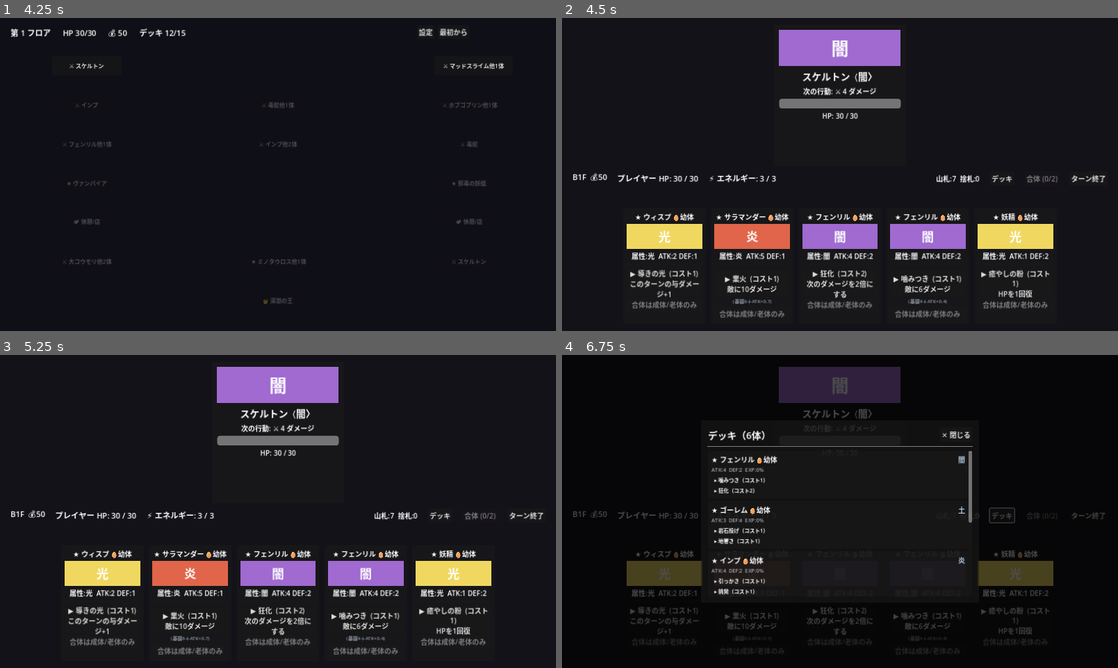
Above: before the commit, frames 1-4 (two rows, left to right).
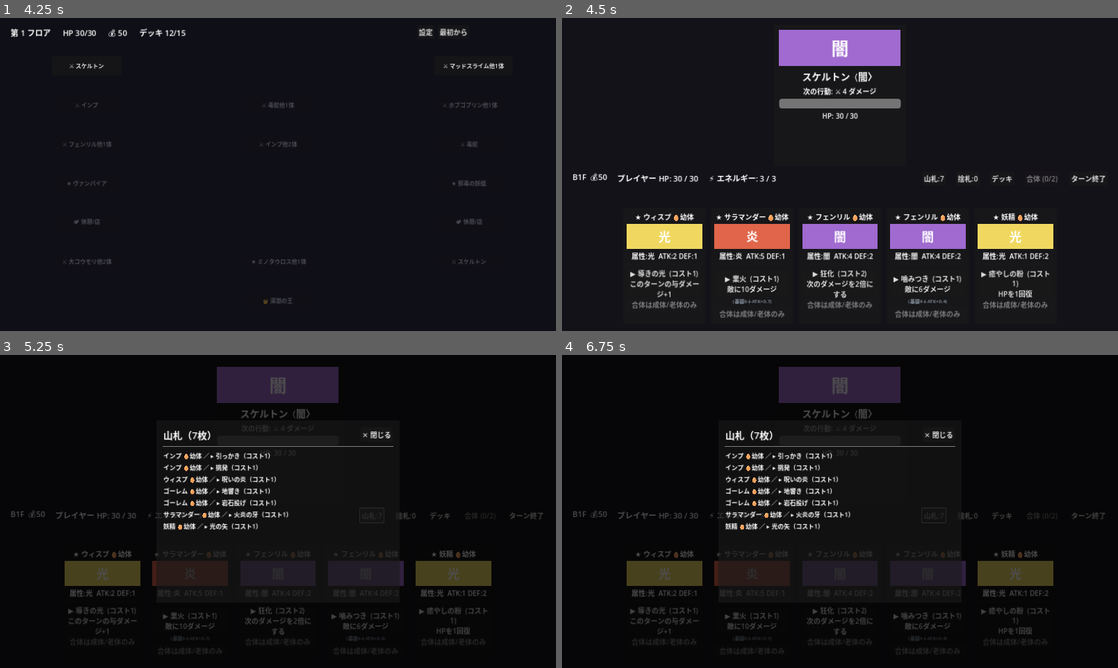
Above: after the commit, the same moments.

Repository: bakery48/mortal-pact
Game: Godot game, scene res://scenes/ui/title.tscn
Two runs of this game, one before a commit and one after it. Both use one fixed random seed, a clock stepped at 60 frames per second and the inputs below.
Inputs (mouse positions are in pixels of both pictures, inside the frame that each line leads up to):
- Up to frame 1 (4.25 s): click "はじめから" at 0.5 s; click "設定" at 1.25 s; click "フルスクリーン" at 2 s; click "戻る" at 2.75 s; click "最初から" at 3.5 s
- Up to frame 2 (4.5 s): click "⚔ スケルトン" at 4.25 s
- Up to frame 3 (5.25 s): click (372, 514) at 5 s, where only the run after the commit has a clickable "山札:7"
- Up to frame 4 (6.75 s): click (967, 514) at 5.75 s, where only the run after the commit has a clickable "捨札:0"; click "デッキ" at 6.5 s

Frame 1 is identical in both runs. In frame 2, 0.2% of the frame differs, in the area x 65-76%, y 50-53%; in frame 3, 16%, in the area x 2-98%, y 3-96%; in frame 4, 3.2%.

Commit message:
Make 山札/捨札 counters clickable to view their card contents
Replace the static pile label with two buttons (山札:N / 捨札:N).
Clicking opens a scrollable modal listing every SkillCard in that
pile (monster name, stage, skill, current cost). Draw pile is shown
sorted by name to avoid revealing draw order.

https://claude.ai/code/session_01SGpNd8xjjtE9S1hYpNHnwi

Diff:
--- a/scenes/battle/battle_manager.gd
+++ b/scenes/battle/battle_manager.gd
@@ -37,7 +37,8 @@
 var _hp_label: Label
 var _energy_label: Label
 var _buff_label: Label
-var _pile_label: Label
+var _draw_button: Button
+var _discard_button: Button
 var _message_label: Label
 var _event_label: Label
 var _end_turn_button: Button
@@ -131,8 +132,13 @@
 	spacer.size_flags_horizontal = Control.SIZE_EXPAND_FILL
 	status.add_child(spacer)
 
-	_pile_label = Label.new()
-	status.add_child(_pile_label)
+	_draw_button = Button.new()
+	_draw_button.pressed.connect(_open_draw_pile_view)
+	status.add_child(_draw_button)
+
+	_discard_button = Button.new()
+	_discard_button.pressed.connect(_open_discard_pile_view)
+	status.add_child(_discard_button)
 
 	var deck_btn := Button.new()
 	deck_btn.text = "デッキ"
@@ -725,13 +731,94 @@
 		buff_text += "次のダメ2倍"
 	_buff_label.text = buff_text
 
-	_pile_label.text = "山札:%d  捨札:%d" % [deck.draw_pile.size(), deck.discard_pile.size()]
+	_draw_button.text = "山札:%d" % deck.draw_pile.size()
+	_discard_button.text = "捨札:%d" % deck.discard_pile.size()
 
 	var solo := _solo_enemy_element()
 	for child in _hand_container.get_children():
 		if child is CardUI:
 			(child as CardUI).enemy_element = solo
 			(child as CardUI).refresh(energy)
+
+func _open_draw_pile_view() -> void:
+	_open_pile_view("山札", deck.draw_pile, true)
+
+func _open_discard_pile_view() -> void:
+	_open_pile_view("捨札", deck.discard_pile, false)
+
+## スキルカードの山（山札/捨札）の中身を一覧表示する。
+## 山札は引く順が見えないよう名前順にソートして表示する。
+func _open_pile_view(title_text: String, pile: Array[SkillCard], sorted: bool) -> void:
+	var overlay := ColorRect.new()
+	overlay.color = Color(0, 0, 0, 0.7)
+	overlay.set_anchors_and_offsets_preset(Control.PRESET_FULL_RECT)
+	overlay.mouse_filter = Control.MOUSE_FILTER_STOP
+	add_child(overlay)
+
+	var center := CenterContainer.new()
+	center.set_anchors_and_offsets_preset(Control.PRESET_FULL_RECT)
+	overlay.add_child(center)
+
+	var panel := PanelContainer.new()
+	panel.custom_minimum_size = Vector2(560, 420)
+	center.add_child(panel)
+
+	var margin := MarginContainer.new()
+	for side in ["left", "right", "top", "bottom"]:
+		margin.add_theme_constant_override("margin_" + side, 16)
+	panel.add_child(margin)
+
+	var vbox := VBoxContainer.new()
+	vbox.add_theme_constant_override("separation", 8)
+	margin.add_child(vbox)
+
+	var header := HBoxContainer.new()
+	vbox.add_child(header)
+
+	var title := Label.new()
+	title.text = "%s（%d枚）" % [title_text, pile.size()]
+	title.add_theme_font_size_override("font_size", 22)
+	title.size_flags_horizontal = Control.SIZE_EXPAND_FILL
+	header.add_child(title)
+
+	var close := Button.new()
+	close.text = "✕ 閉じる"
+	close.pressed.connect(func() -> void: overlay.queue_free())
+	header.add_child(close)
+
+	vbox.add_child(HSeparator.new())
+
+	var scroll := ScrollContainer.new()
+	scroll.size_flags_vertical = Control.SIZE_EXPAND_FILL
+	scroll.horizontal_scroll_mode = ScrollContainer.SCROLL_MODE_DISABLED
+	vbox.add_child(scroll)
+
+	var list := VBoxContainer.new()
+	list.add_theme_constant_override("separation", 4)
+	list.size_flags_horizontal = Control.SIZE_EXPAND_FILL
+	scroll.add_child(list)
+
+	# 表示用に並べ替えたコピーを作る（実際の山札順は変えない）。
+	var cards := pile.duplicate()
+	if sorted:
+		cards.sort_custom(func(a: SkillCard, b: SkillCard) -> bool:
+			if a.monster.monster_name == b.monster.monster_name:
+				return a.command.command_name < b.command.command_name
+			return a.monster.monster_name < b.monster.monster_name)
+
+	if cards.is_empty():
+		var empty := Label.new()
+		empty.text = "（カードがありません）"
+		empty.add_theme_color_override("font_color", Color(0.6, 0.6, 0.65))
+		list.add_child(empty)
+	for sc: SkillCard in cards:
+		var row := Label.new()
+		row.text = "%s %s ／ ▸ %s（コスト%d）" % [
+			sc.monster.monster_name, sc.monster.stage_label(),
+			sc.command.command_name, sc.monster.effective_cost(sc.command),
+		]
+		row.add_theme_font_size_override("font_size", 14)
+		list.add_child(row)
 
 func _open_deck_view() -> void:
 	var overlay := ColorRect.new()
